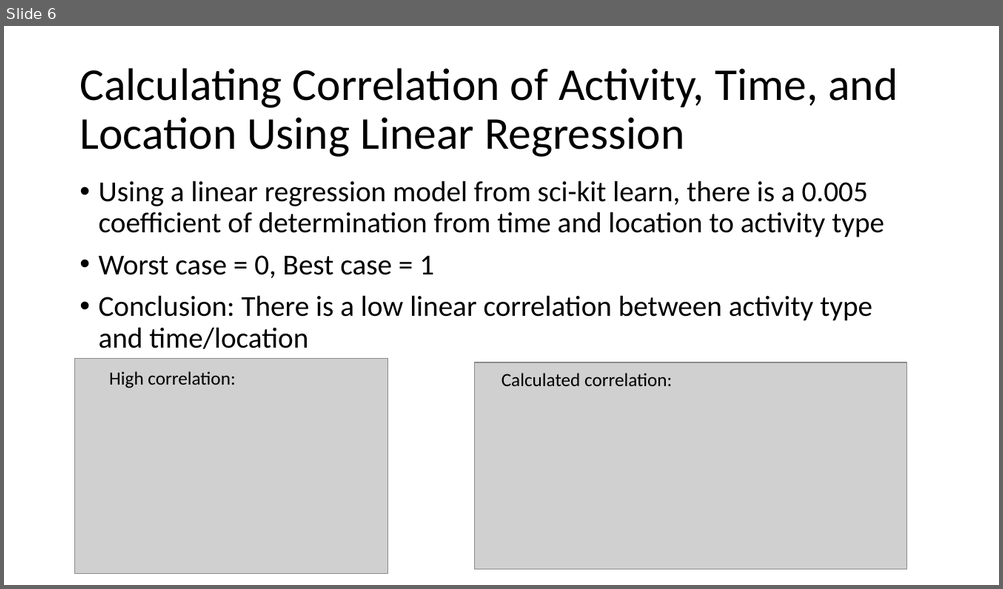
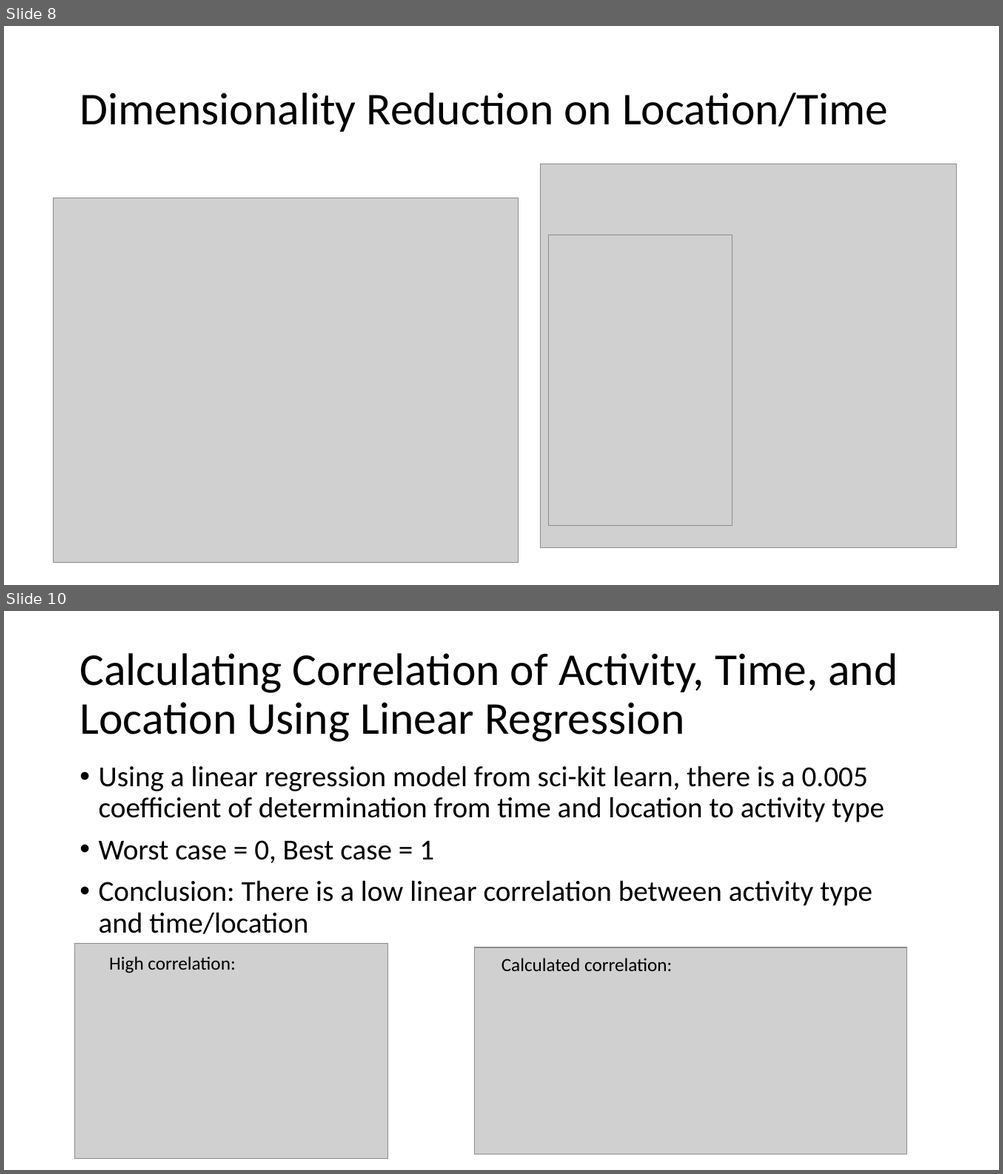
Before and after one commit to ian-mcnichols/CS_480, a slide deck: 480_HW1.pptx. Shown one above the other, each under a label of ours: slide 6 before the commit, slides 8 and 10 after it; the slides between them are not shown. The pictures are 1003x589 and 1003x1174 pixels, drawn with LibreOffice and Linux fonts; fonts in the diff are those of the drawing; grey boxes stand for pictures. Boxes give left, top, right and bottom in pixels: in the first picture for what was removed or moved away, otherwise in the second. Text is boxed around its words. In the diff, an @@ line names an element or a change of style, - is before the commit and + after.

```diff
--- a/480_HW1.pptx
+++ b/480_HW1.pptx
@@ slide 8 added at (x1=4, y1=26, x2=999, y2=585), background #FFFFFF @@
@@ title added at (x1=79, y1=93, x2=888, y2=132), 44 pt, text #000000 @@
+Dimensionality Reduction on Location/Time
@@ picture added at (x1=540, y1=164, x2=956, y2=548) @@
@@ picture added at (x1=54, y1=198, x2=518, y2=562) @@
@@ picture added at (x1=549, y1=235, x2=732, y2=526) @@
@@ what was slide 6 is now slide 10 @@
```
Also in this commit, not shown: 3 slides changed, 4 other slides added.
